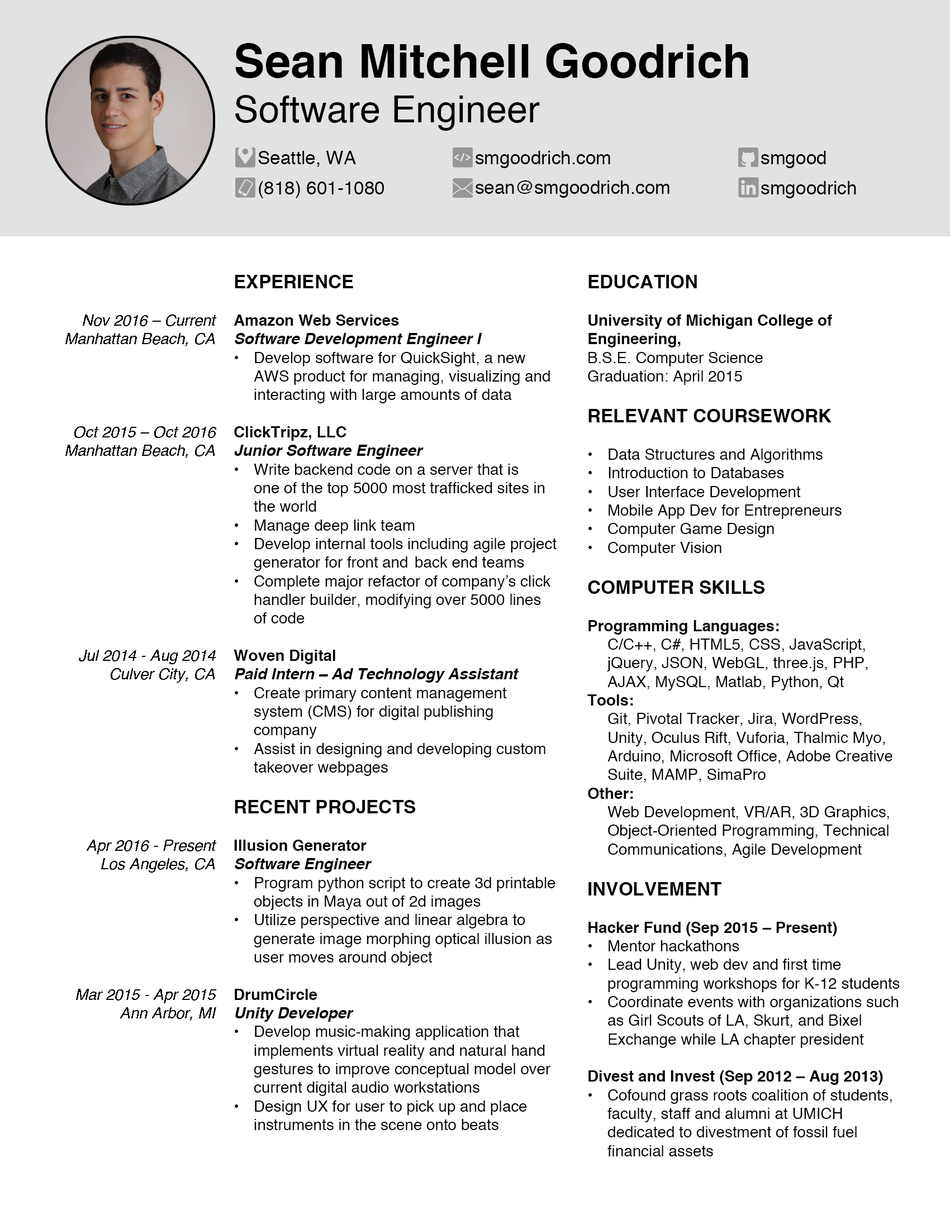
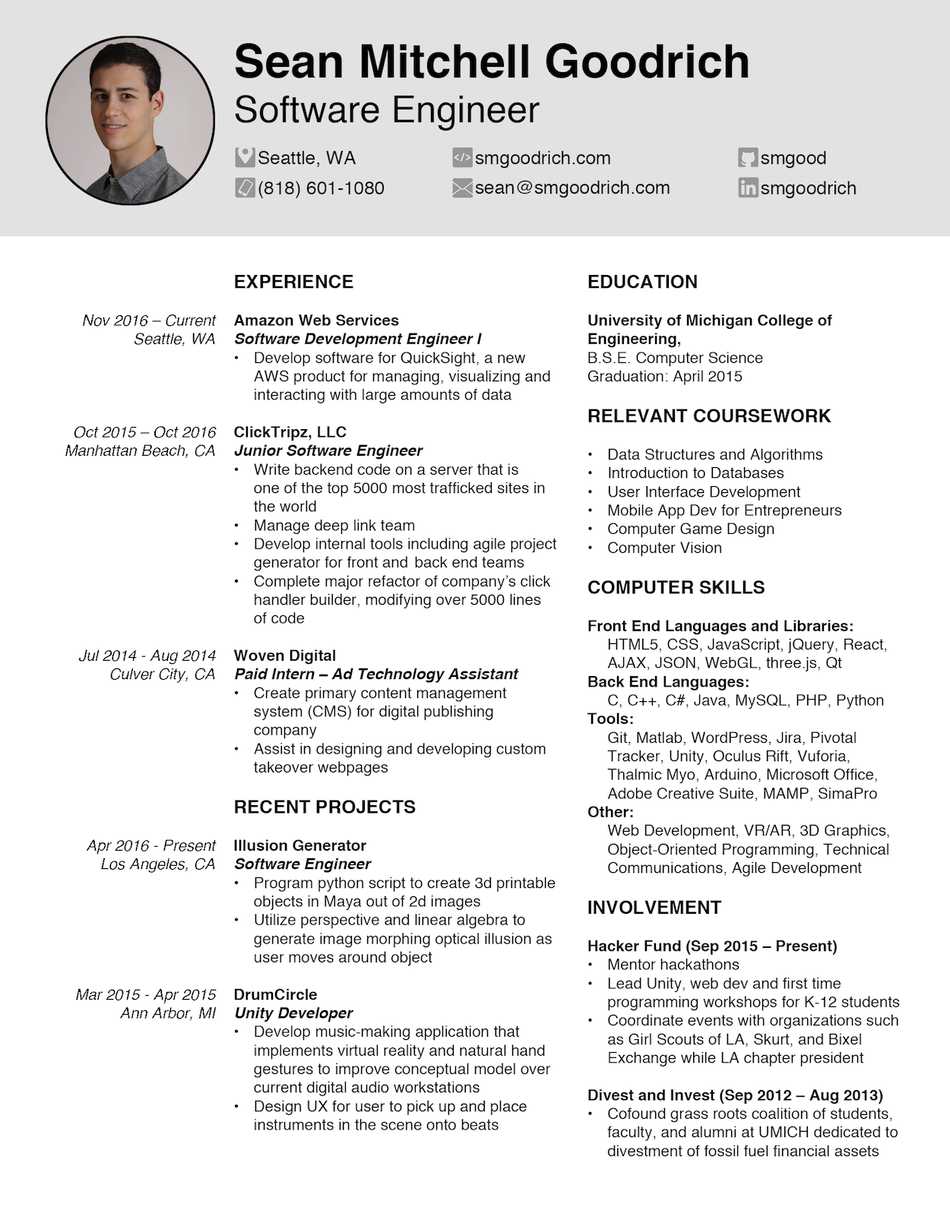
Revision of a layered 950 × 1229 image; what changed, layer by layer:
removed layer "Dates + Locations" over [65,319,216,1019]
painted on "Layer 1" over [63,319,900,1159]
removed layer "Education + Skills" over [586,620,900,1158]
removed layer "Background" over [63,319,900,1159]
